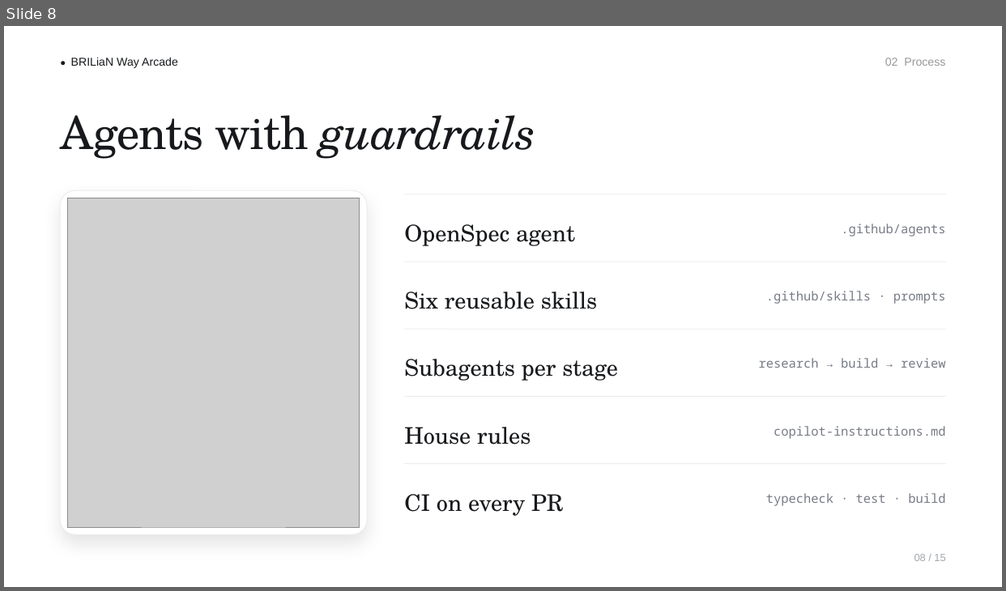
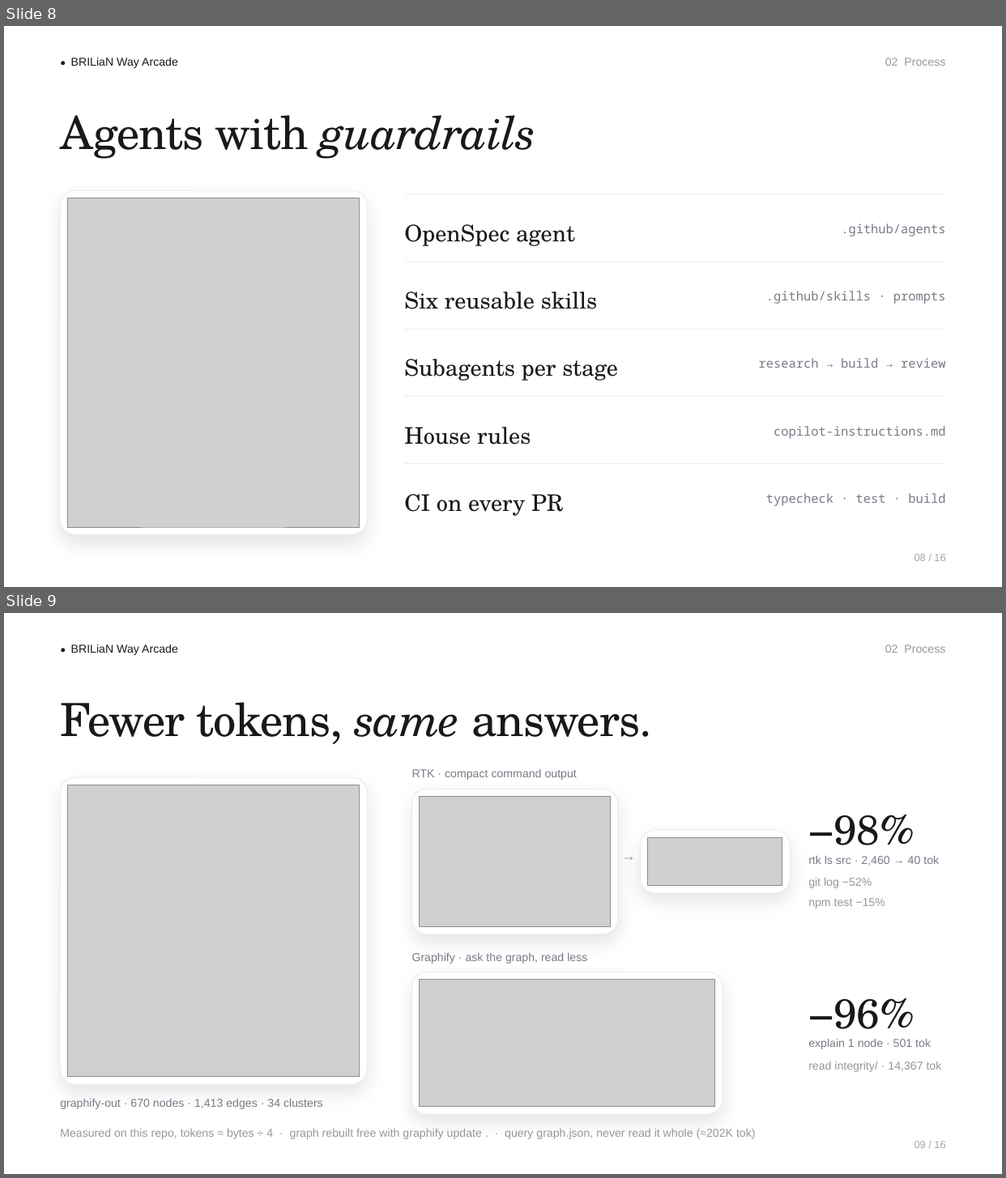
Before and after one commit to sudnanidref/bw-games, a slide deck: docs/pitch/brilian-way-sdd-v2.pptx. Shown one above the other, each under a label of ours: slide 8 before the commit, slides 8 and 9 after it. The pictures are 1006x591 and 1006x1178 pixels, drawn with LibreOffice and Linux fonts; fonts in the diff are those of the drawing; grey boxes stand for pictures. Boxes give left, top, right and bottom in pixels: in the first picture for what was removed or moved away, otherwise in the second. Text is boxed around its words. In the diff, an @@ line names an element or a change of style, - is before the commit and + after.

```diff
--- a/docs/pitch/brilian-way-sdd-v2.pptx
+++ b/docs/pitch/brilian-way-sdd-v2.pptx
@@ slide 9 added at [4,613,1002,1174], background #FFFFFF @@
@@ text added at [71,644,178,655], 11 pt, text #17191C @@
+● BRILiaN Way Arcade
@@ text added at [885,645,945,653], 11 pt, text #979799 @@
+02 Process
@@ text added at [60,702,652,744], 44 pt, text #17191C @@
+Fewer tokens, same answers.
@@ rounded rectangle added at [60,777,367,1084], fill #FFFFFF, outline #ECECEC 0.75 pt @@
@@ text added at [412,769,577,780], 11 pt, text #777B86 @@
+RTK · compact command output
@@ picture added at [68,786,360,1077] @@
@@ rounded rectangle added at [412,789,618,934], fill #FFFFFF, outline #ECECEC 0.75 pt @@
@@ picture added at [420,796,611,926] @@
@@ rounded rectangle added at [641,830,790,894], fill #FFFFFF, outline #ECECEC 0.75 pt @@
@@ text added at [808,815,914,858], 40 pt, text #17191C @@
+−98%
@@ text added at [620,841,638,871], 14 pt, text #979799 @@
+→
@@ picture added at [648,837,782,886] @@
@@ text added at [808,856,939,866], 11 pt, text #777B86 @@
+rtk ls src · 2,460 → 40 tok
@@ text added at [808,878,872,888], 11 pt, text #979799 @@
+git log −52%
@@ text added at [808,898,885,909], 11 pt, text #979799 @@
+npm test −15%
@@ text added at [412,953,587,964], 11 pt, text #777B86 @@
+Graphify · ask the graph, read less
@@ rounded rectangle added at [412,973,722,1114], fill #FFFFFF, outline #ECECEC 0.75 pt @@
@@ picture added at [420,980,715,1107] @@
@@ text added at [808,999,914,1041], 40 pt, text #17191C @@
+−96%
@@ text added at [808,1039,931,1050], 11 pt, text #777B86 @@
+explain 1 node · 501 tok
@@ text added at [808,1062,942,1072], 11 pt, text #979799 @@
+read integrity/ · 14,367 tok
@@ text added at [60,1099,323,1110], 11 pt, text #777B86 @@
+graphify-out · 670 nodes · 1,413 edges · 34 clusters
@@ text added at [60,1129,756,1139], 11 pt, text #979799 @@
+Measured on this repo, tokens ≈ bytes ÷ 4 · graph rebuilt free with graphify update . · query graph.json, never read it whole (≈202K tok)
@@ text added at [914,1141,945,1148], 10 pt, text #A3A6AF @@
+09 / 16
```
Also in this commit, not shown: 14 other slides changed, 4 other files.
